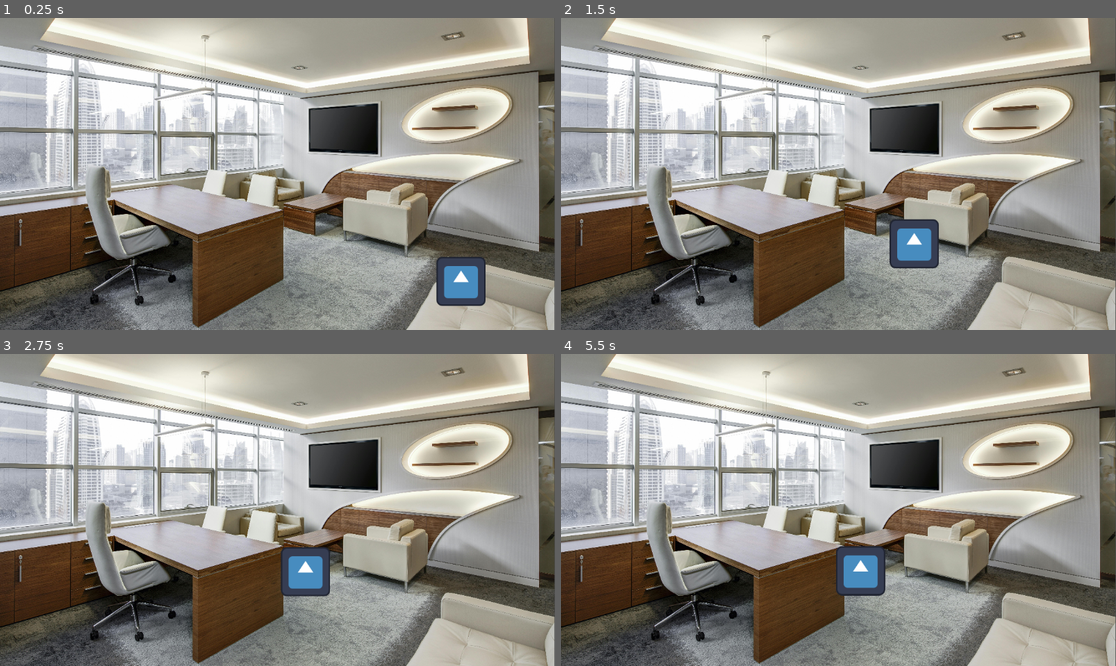
Above: before the commit, frames 1-4 (two rows, left to right).
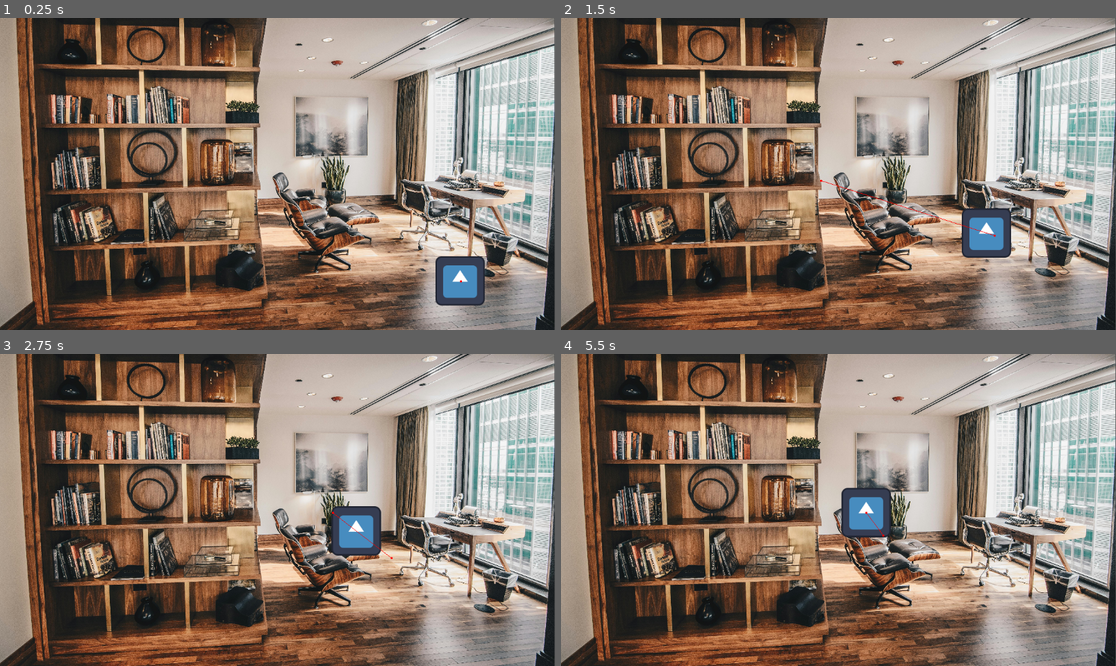
Above: after the commit, the same moments.

Repository: SrDoppelganger/felpoJam
Game: Godot game, scene res://scenes/salas/recepcao.tscn
Same seed, same stepped clock (60 frames per second), same inputs: the game is played once before the commit and once after it. This scene is started directly instead of the project's main scene. The engine's default icon, where the game draws it, is replaced by a stand-in: a white triangle on a blue panel in a dark square.
Inputs (mouse positions are in pixels of both pictures, inside the frame that each line leads up to):
- Up to frame 1 (0.25 s): no input
- Up to frame 2 (1.5 s): tap Enter at 0.5 s; move the mouse to (960, 158) at 0.52 s; press the mouse at (960, 158) at 0.53 s; move the mouse to (727, 189) at 1.27 s; release the mouse at (727, 189) at 1.28 s; click (727, 189) at 1.35 s
- Up to frame 3 (2.75 s): move the mouse to (333, 441) at 2.02 s; press the mouse at (333, 441) at 2.03 s
- Up to frame 4 (5.5 s): move the mouse to (810, 572) at 2.77 s; release the mouse at (810, 572) at 2.78 s; click (810, 572) at 2.85 s; move the mouse to (1005, 556) at 3.52 s; press the mouse at (1005, 556) at 3.53 s; move the mouse to (672, 463) at 4.27 s; release the mouse at (672, 463) at 4.28 s; click (672, 463) at 4.35 s; move the mouse to (866, 510) at 5.02 s; press the mouse at (866, 510) at 5.03 s

The runs differ from the first frame. In frame 1, 90% of the frame differs, in the area x 0-100%, y 0-100%; in frame 2, 90%; in frame 3, 91%; in frame 4, 91%.

Commit message:
finished basic point n click pathfinding

Diff:
--- a/Scripts/carimberto.gd
+++ b/Scripts/carimberto.gd
@@ -1,21 +1,19 @@
 extends CharacterBody2D
 
 
-const SPEED = 600.0
-
+const SPEED = 8000.0
 var target = position;
 
 func _ready() -> void:
-	target = position;
+	$NavigationAgent2D.target_position = position
 
 func _input(event):
 	if event.is_action_pressed("click"):
-		target = get_global_mouse_position();
+		$NavigationAgent2D.target_position = get_global_mouse_position();
 
 func _physics_process(delta: float) -> void:
-	velocity = position.direction_to(target) * SPEED;
-
-	#evita "micro-movimentos" com o mouse
-	#OBS: lembrar de chamar as animações
-	if position.distance_to(target)>10:
-		move_and_slide();
+	#testando movimento usando navAgent2D
+	if !$NavigationAgent2D.is_target_reached():
+		var nav_direction = to_local($NavigationAgent2D.get_next_path_position()).normalized();
+		velocity = nav_direction * SPEED * delta
+		move_and_slide()
--- /dev/null
+++ b/Scripts/npc.gd
@@ -0,0 +1,24 @@
+extends Node2D
+
+@export_enum("godot") var animation:String;
+@onready var sprite_2d: AnimatedSprite2D = $AnimatedSprite2D
+
+# Called when the node enters the scene tree for the first time.
+func _ready() -> void:
+	loadSprite(animation);
+
+#func para carregar os sprites do NPC
+func loadSprite(anim):
+	match anim:
+		"godot":
+			sprite_2d.play("godot_idle")
+
+# Called every frame. 'delta' is the elapsed time since the previous frame.
+func _process(_delta: float) -> void:
+	pass
+
+
+func _on_area_2d_input_event(viewport: Node, event: InputEvent, shape_idx: int) -> void:
+	if event is InputEventMouseButton:
+		if event.pressed:
+			print("bweh");
--- /dev/null
+++ b/Scripts/point_n_click_script.gd
@@ -0,0 +1 @@
+extends Control
--- a/project.godot
+++ b/project.godot
@@ -36,6 +36,11 @@
 ]
 }
 
+[layer_names]
+
+2d_physics/layer_2="NPCs"
+2d_physics/layer_3="Mouse"
+
 [physics]
 
 3d/physics_engine="Jolt Physics"
--- a/scenes/carimberto.tscn
+++ b/scenes/carimberto.tscn
@@ -22,6 +22,7 @@
 size = Vector2(127, 127)
 
 [node name="Carimberto" type="CharacterBody2D" unique_id=1950335021]
+collision_mask = 3
 script = ExtResource("1_xtju1")
 
 [node name="AnimatedSprite2D" type="AnimatedSprite2D" parent="." unique_id=822739395]
@@ -30,3 +31,9 @@
 [node name="CollisionShape2D" type="CollisionShape2D" parent="." unique_id=1215802003]
 position = Vector2(-0.5, -0.5)
 shape = SubResource("RectangleShape2D_vtyv3")
+
+[node name="NavigationAgent2D" type="NavigationAgent2D" parent="." unique_id=179152025]
+path_desired_distance = 3.0
+target_desired_distance = 3.0
+path_postprocessing = 1
+debug_enabled = true
--- /dev/null
+++ b/scenes/npc.tscn
@@ -0,0 +1,49 @@
+[gd_scene format=3 uid="uid://deofm5od5e231"]
+
+[ext_resource type="Script" uid="uid://bm1emkk8ngqyo" path="res://Scripts/npc.gd" id="1_nh2m4"]
+[ext_resource type="Texture2D" uid="uid://b5l7d7el03p6r" path="res://icon.svg" id="2_abqhh"]
+
+[sub_resource type="AtlasTexture" id="AtlasTexture_rv78h"]
+atlas = ExtResource("2_abqhh")
+region = Rect2(0, 0, 128, 128)
+
+[sub_resource type="SpriteFrames" id="SpriteFrames_7n8xq"]
+animations = [{
+"frames": [{
+"duration": 1.0,
+"texture": SubResource("AtlasTexture_rv78h")
+}],
+"loop": true,
+"name": &"godot_idle",
+"speed": 5.0
+}]
+
+[sub_resource type="RectangleShape2D" id="RectangleShape2D_abqhh"]
+size = Vector2(146, 149)
+
+[sub_resource type="RectangleShape2D" id="RectangleShape2D_rv78h"]
+size = Vector2(131, 128)
+
+[node name="NPC" type="CharacterBody2D" unique_id=714093445]
+collision_layer = 2
+script = ExtResource("1_nh2m4")
+animation = "godot"
+
+[node name="AnimatedSprite2D" type="AnimatedSprite2D" parent="." unique_id=247874319]
+sprite_frames = SubResource("SpriteFrames_7n8xq")
+animation = &"godot_idle"
+
+[node name="CollisionShape2D" type="CollisionShape2D" parent="." unique_id=696196867]
+position = Vector2(0, -1.5)
+shape = SubResource("RectangleShape2D_abqhh")
+
+[node name="area2D" type="Area2D" parent="." unique_id=28447431]
+collision_layer = 4
+collision_mask = 4
+
+[node name="CollisionShape2D" type="CollisionShape2D" parent="area2D" unique_id=692134338]
+position = Vector2(-1.5, -2)
+shape = SubResource("RectangleShape2D_rv78h")
+debug_color = Color(0.954585, 0.18638527, 0.281134, 0.41960785)
+
+[connection signal="input_event" from="area2D" to="." method="_on_area_2d_input_event"]
--- a/scenes/salas/recepcao.tscn
+++ b/scenes/salas/recepcao.tscn
@@ -1,46 +1,40 @@
 [gd_scene format=3 uid="uid://4q5kr72j86i8"]
 
-[ext_resource type="Texture2D" uid="uid://gv4xlud5wu28" path="res://assets/graficos/placeholder_office.jpg" id="1_iuq1m"]
+[ext_resource type="Texture2D" uid="uid://dbsg8f16vrjdo" path="res://assets/graficos/office_placeholder.jpg" id="1_vhvgg"]
 [ext_resource type="PackedScene" uid="uid://du533ibx0tpy" path="res://scenes/carimberto.tscn" id="2_vhvgg"]
 
-[sub_resource type="SegmentShape2D" id="SegmentShape2D_vhvgg"]
-a = Vector2(611, -178)
+[sub_resource type="RectangleShape2D" id="RectangleShape2D_vhvgg"]
+size = Vector2(503, 647)
 
-[sub_resource type="SegmentShape2D" id="SegmentShape2D_xwucd"]
-a = Vector2(1109, -92)
-b = Vector2(610, -177)
+[sub_resource type="NavigationPolygon" id="NavigationPolygon_vhvgg"]
+vertices = PackedVector2Array(1142, 637.9219, 220.4375, 631.03906, 562.85156, 584.6172, 538.97656, 330, 861.8828, 330, 1142, 454.5)
+polygons = Array[PackedInt32Array]([PackedInt32Array(0, 1, 2), PackedInt32Array(0, 2, 3, 4, 5)])
+outlines = Array[PackedVector2Array]([PackedVector2Array(80, 640, 552, 576, 528, 320, 864, 320, 1152, 448, 1152, 648)])
+agent_radius = 5.0
 
-[sub_resource type="WorldBoundaryShape2D" id="WorldBoundaryShape2D_vhvgg"]
-distance = -78.0
-
-[node name="Recepcao" type="Node2D" unique_id=1048078418]
+[node name="Recepcao" type="Control" unique_id=536199503]
+layout_mode = 3
+anchors_preset = 0
 
 [node name="fundo" type="TextureRect" parent="." unique_id=680776008]
+layout_mode = 0
 offset_left = -1.9999999
 offset_top = -107.99999
 offset_right = 5762.9995
 offset_bottom = 3677.0
 scale = Vector2(0.2, 0.2)
-texture = ExtResource("1_iuq1m")
+texture = ExtResource("1_vhvgg")
 
 [node name="Carimberto" parent="." unique_id=1950335021 instance=ExtResource("2_vhvgg")]
 position = Vector2(957, 547)
 scale = Vector2(0.8, 0.8)
 
 [node name="parede" type="StaticBody2D" parent="." unique_id=915809964]
+visible = false
 
 [node name="CollisionShape2D" type="CollisionShape2D" parent="parede" unique_id=195964245]
-position = Vector2(-1, 565)
-shape = SubResource("SegmentShape2D_vhvgg")
+position = Vector2(296.5, 269.5)
+shape = SubResource("RectangleShape2D_vhvgg")
 
-[node name="parede2" type="StaticBody2D" parent="." unique_id=645324290]
-
-[node name="CollisionShape2D" type="CollisionShape2D" parent="parede2" unique_id=879404915]
-position = Vector2(-1, 565)
-shape = SubResource("SegmentShape2D_xwucd")
-
-[node name="parede3" type="StaticBody2D" parent="." unique_id=1039944694]
-
-[node name="CollisionShape2D" type="CollisionShape2D" parent="parede3" unique_id=831706940]
-position = Vector2(-1, 565)
-shape = SubResource("WorldBoundaryShape2D_vhvgg")
+[node name="NavigationRegion2D" type="NavigationRegion2D" parent="." unique_id=859639164]
+navigation_polygon = SubResource("NavigationPolygon_vhvgg")
Not shown, added: Scripts/npc.gd.uid
Not shown, added: Scripts/point_n_click_script.gd.uid
Binary file added: assets/graficos/office_placeholder.jpg
Not shown, changed: assets/graficos/office_placeholder.jpg.import
Binary file removed: assets/graficos/placeholder_office.jpg
